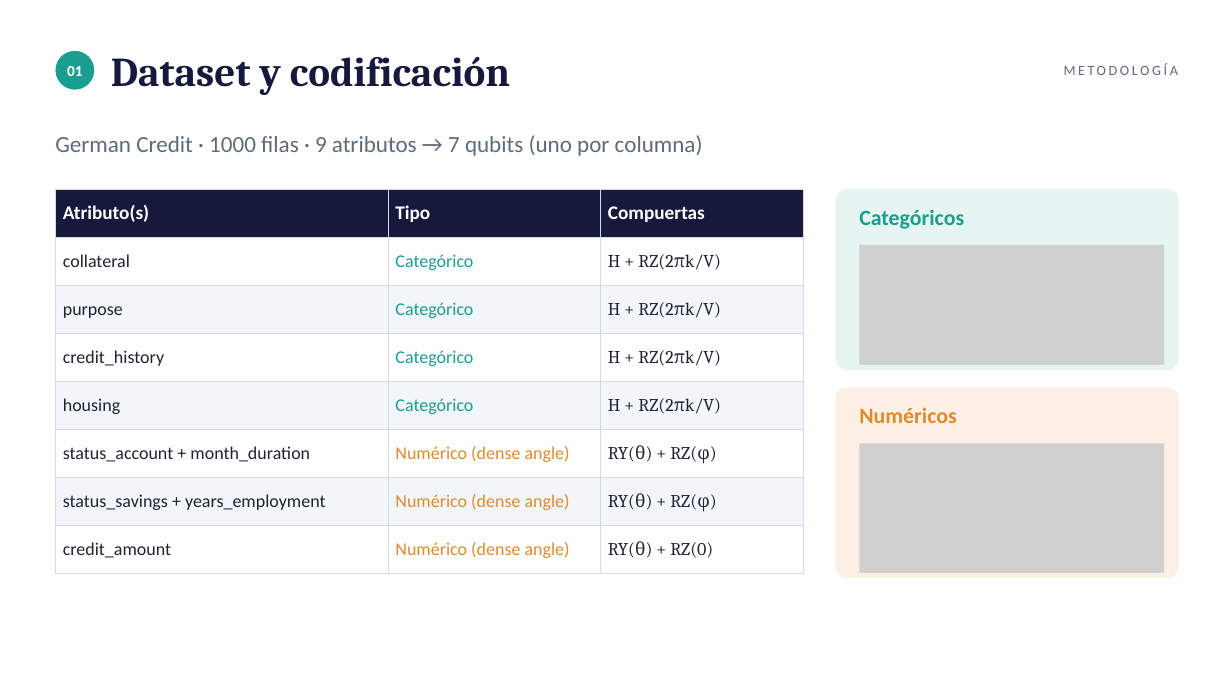
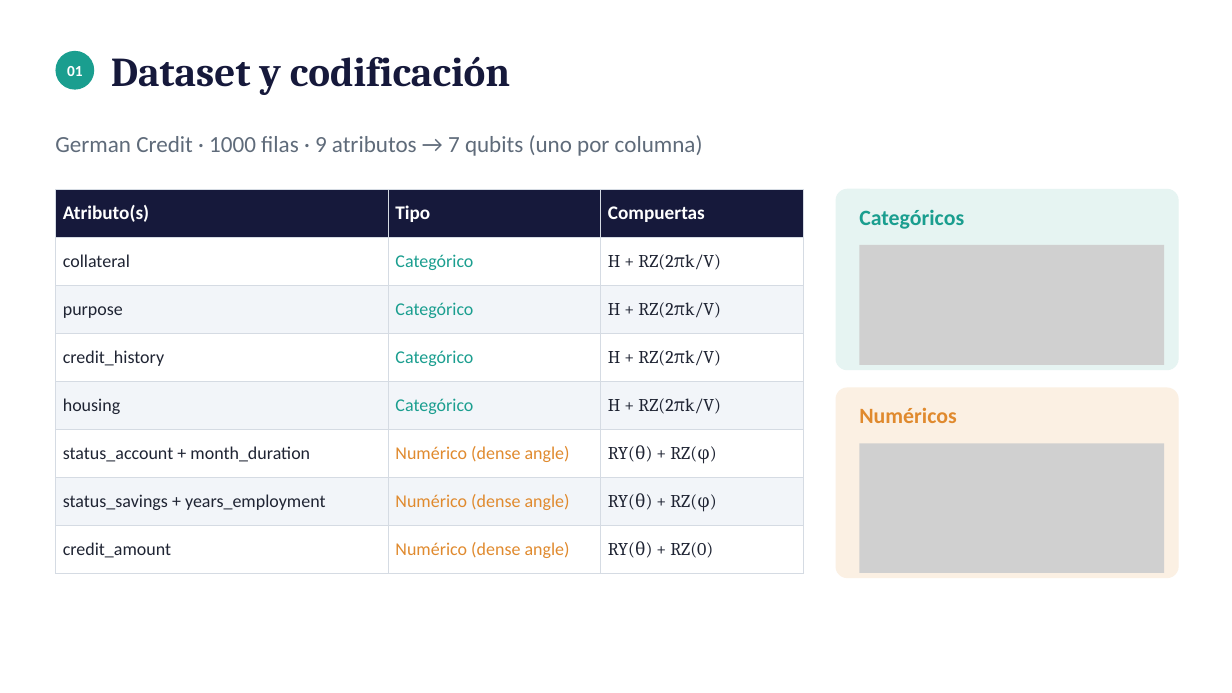
Before and after one commit to tomasSiSa18/TesisPregrado, a slide deck: slide 10 of PresentacionSemana8/PresentacionSemana8.pptx (slide 9 before the commit). Drawn at 1232x693 pixels with LibreOffice and Linux fonts; fonts in the diff are those of the drawing; grey boxes stand for pictures. Boxes give left, top, right and bottom in pixels: in the first picture for what was removed or moved away, otherwise in the second. Text is boxed around its words. In the diff, an @@ line names an element or a change of style, - is before the commit and + after.

```diff
--- a/PresentacionSemana8/PresentacionSemana8.pptx
+++ b/PresentacionSemana8/PresentacionSemana8.pptx
@@ text removed at box(1064, 63, 1178, 75) @@
-METODOLOGÍA
```
Also in this commit, not shown: 10 other slides changed, 4 slides added.
